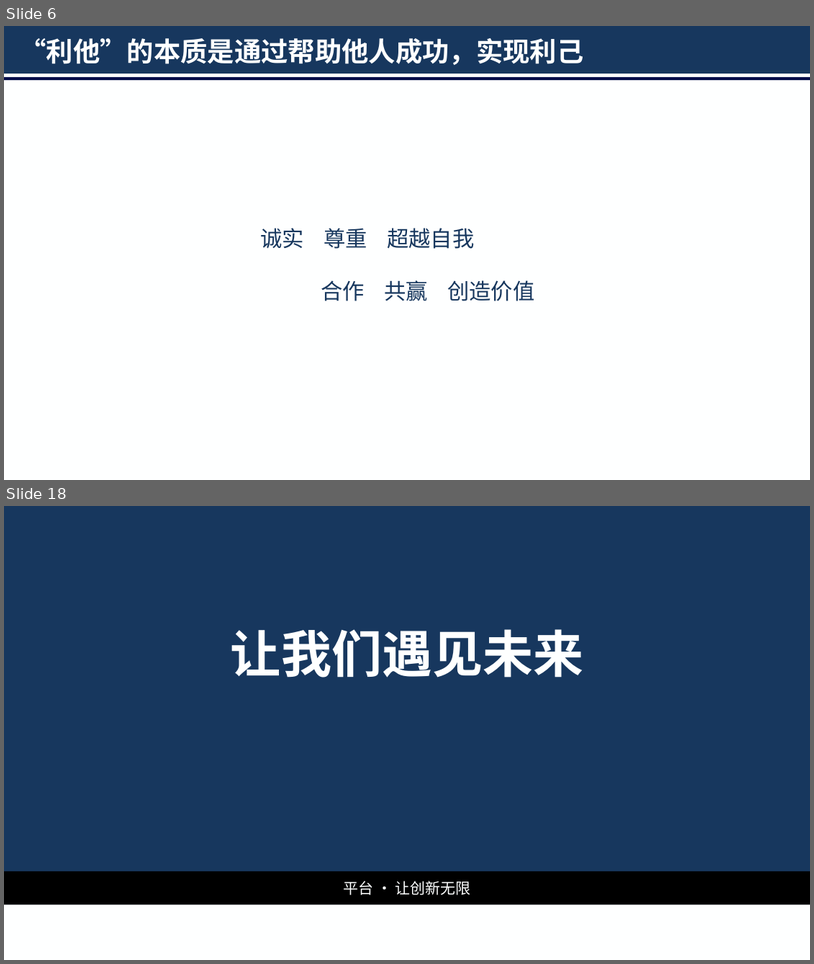
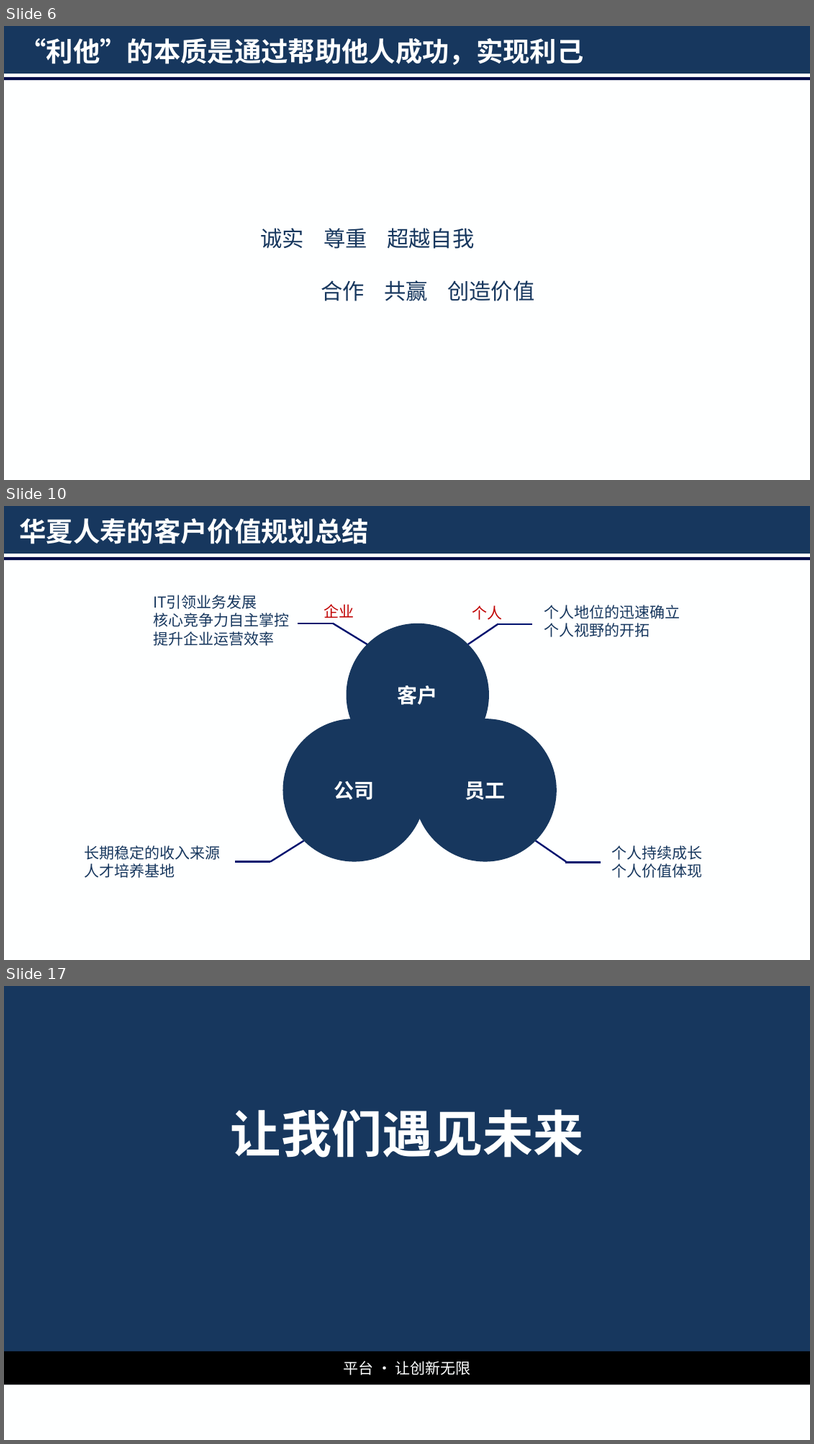
Before and after one commit to Jinzy/Primetonkb, a slide deck: 经验技巧总结/演讲：客户价值规划/客户价值规划.pptx. Shown one above the other, each under a label of ours: slides 6 and 18 before the commit, slides 6, 10 and 17 after it; the slides between them are not shown. The pictures are 814x964 and 814x1444 pixels, drawn with LibreOffice and Linux fonts; fonts in the diff are those of the drawing; background and template pictures are left out. Boxes give left, top, right and bottom in pixels: in the first picture for what was removed or moved away, otherwise in the second. Text is boxed around its words. In the diff, an @@ line names an element or a change of style, - is before the commit and + after.

```diff
--- a/经验技巧总结/演讲：客户价值规划/客户价值规划.pptx
+++ b/经验技巧总结/演讲：客户价值规划/客户价值规划.pptx
@@ slide 10 added at <box>4,506,810,960</box>, background #FEFFFF; not listed: 2 template elements that a slide beside it also shows @@
@@ title added at <box>19,518,368,544</box>, 32 pt, text #FEFFFF, bold @@
+华夏人寿的客户价值规划总结
@@ text added at <box>153,595,289,646</box>, 18 pt, text #17375E @@
+IT引领业务发展
+核心竞争力自主掌控
+提升企业运营效率
@@ text added at <box>324,604,355,618</box>, 18 pt, text #C00000 @@
+企业
@@ text added at <box>472,605,502,620</box>, 18 pt, text #C00000 @@
+个人
@@ text added at <box>545,605,681,637</box>, 18 pt, text #17375E @@
+个人地位的迅速确立
+个人视野的开拓
@@ line added from (333, 623) to (298, 623), #01126E 2 pt @@
@@ line added from (368, 644) to (333, 623), #01126E 2 pt @@
@@ ellipse added at <box>347,623,489,766</box>, fill #17375E, 24 pt, text #FEFFFF, bold @@
+客户
@@ line added from (468, 644) to (498, 624), #01126E 2 pt @@
@@ line added from (532, 624) to (497, 624), #01126E 2 pt @@
@@ ellipse added at <box>283,718,426,861</box>, fill #17375E, 24 pt, text #FEFFFF, bold @@
+公司
@@ ellipse added at <box>414,718,557,861</box>, fill #17375E, 24 pt, text #FEFFFF, bold @@
+员工
@@ text added at <box>85,845,221,878</box>, 18 pt, text #17375E @@
+长期稳定的收入来源
+人才培养基地
@@ line added from (304, 841) to (271, 862), #01126E 2 pt @@
@@ line added from (536, 841) to (566, 862), #01126E 2 pt @@
@@ text added at <box>612,845,702,878</box>, 18 pt, text #17375E @@
+个人持续成长
+个人价值体现
@@ line added from (271, 862) to (235, 862), #01126E 2 pt @@
@@ line added from (601, 862) to (566, 862), #01126E 2 pt @@
@@ what was slide 18 is now slide 17 @@
```
Also in this commit, not shown: 2 slides changed, 8 other slides added, 10 slides removed.
